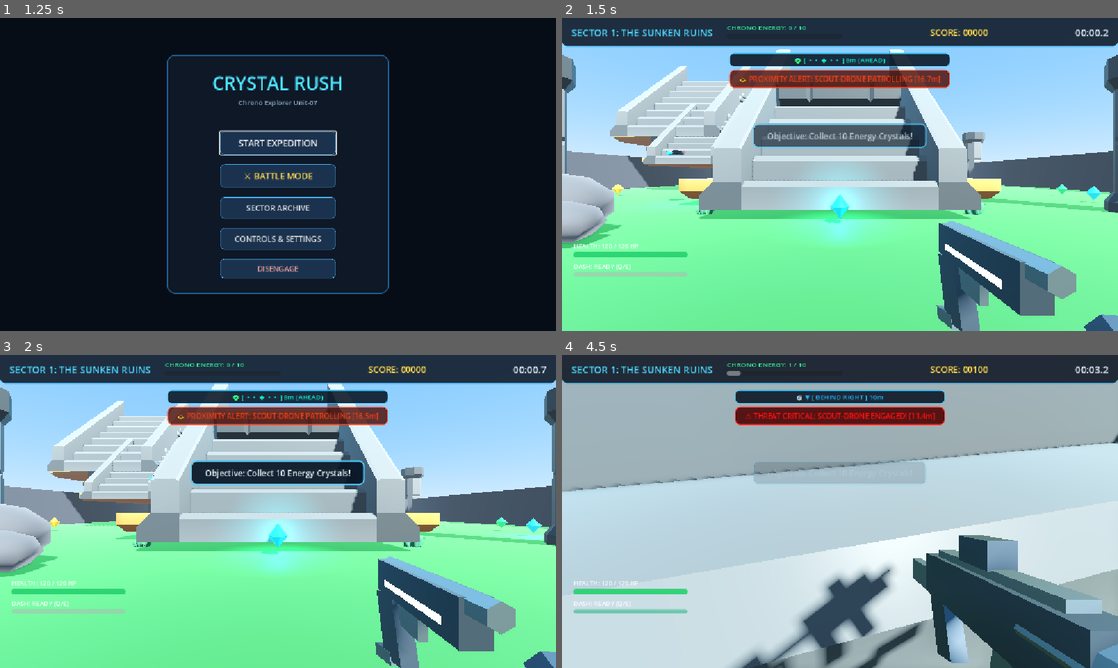
Above: before the commit, frames 1-4 (two rows, left to right).
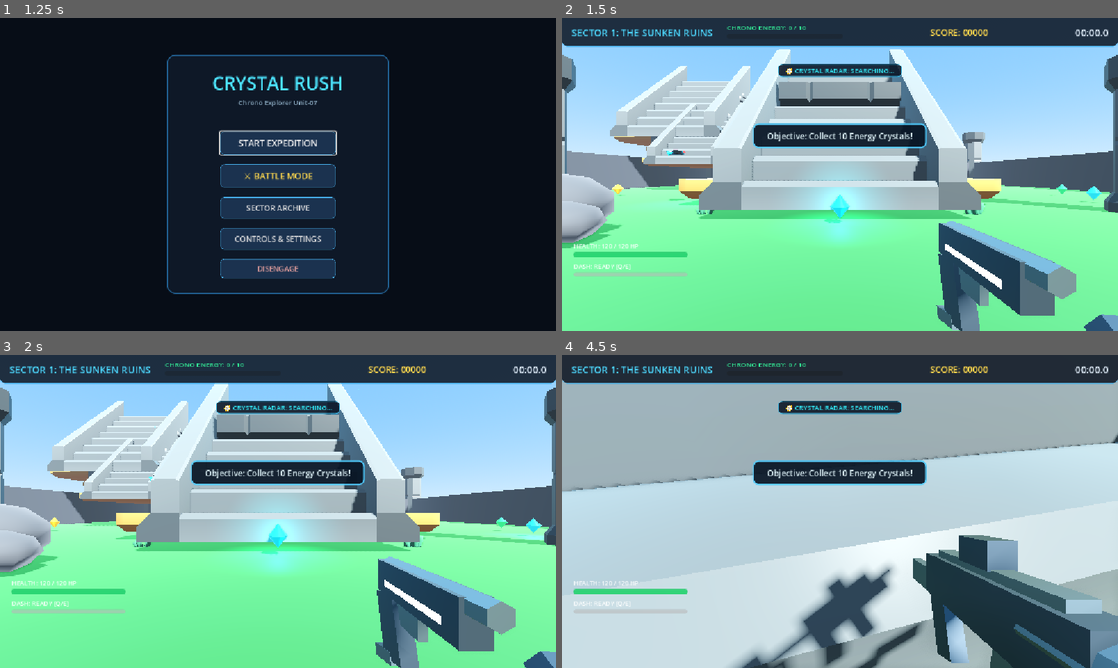
Above: after the commit, the same moments.

Repository: 12Ahm-webSite/test-mcp
Game: Godot game, scene res://ui/intro_video.tscn
Same seed, same stepped clock (60 frames per second), same inputs: the game is played once before the commit and once after it. Video files are missing from this copy of the repository; at most half a second of black plays in their place.
Inputs (mouse positions are in pixels of both pictures, inside the frame that each line leads up to):
- Up to frame 1 (1.25 s): tap Enter at 0.5 s; move the mouse to (400, 158) at 0.52 s; hold D from 0.53 s (still down); hold Shift from 0.53 s (still down); click (400, 158) at 0.67 s; tap Space at 0.77 s
- Up to frame 2 (1.5 s): release D at 1.25 s; release Shift at 1.25 s; click "START EXPEDITION" at 1.25 s
- Up to frame 3 (2 s): no input
- Up to frame 4 (4.5 s): move the mouse to (812, 511) at 2.02 s; hold W (move_forward) from 2.03 s (still down); tap Shift (sprint) at 2.1 s; tap Space (jump) at 2.27, 3.77 s; move the mouse to (851, 505) at 2.77 s; tap E at 2.85 s; move the mouse to (834, 517) at 3.52 s; tap 1 at 3.6 s; click (834, 517) at 3.67 s; move the mouse to (878, 514) at 4.27 s; tap 2 at 4.35 s

Frame 1 is identical in both runs. In frame 2, 6.4% of the frame differs, in the area x 30-99%, y 3-42%; in frame 3, 4.3%; in frame 4, 7.0%, in the area x 2-99%, y 2-83%.
Error after the commit: Parse Error: Identifier "hud" not declared in the current scope. (res://ui/game_ui.gd:60)

Commit message:
fix(mobile): force LTR layout direction to prevent touch controls mirroring on Arabic devices

Diff:
--- a/project.godot
+++ b/project.godot
@@ -41,3 +41,7 @@
 
 textures/vram_compression/import_etc2_astc=true
 rendering_device/driver.windows="d3d12"
+
+[internationalization]
+
+rendering/root_node_layout_direction=1
--- a/scenes/mobile_touch_controls.tscn
+++ b/scenes/mobile_touch_controls.tscn
@@ -76,6 +76,7 @@
 
 [node name="MobileTouchControls" type="Control"]
 visible = false
+layout_direction = 2
 layout_mode = 3
 anchors_preset = 15
 anchor_right = 1.0
@@ -86,6 +87,7 @@
 script = ExtResource("1_script")
 
 [node name="LookZone" type="Control" parent="."]
+layout_direction = 2
 layout_mode = 1
 anchor_left = 0.4
 anchor_top = 0.08
@@ -96,6 +98,7 @@
 mouse_filter = 1
 
 [node name="JoystickContainer" type="Control" parent="."]
+layout_direction = 2
 layout_mode = 1
 anchor_top = 0.5
 anchor_bottom = 1.0
@@ -124,6 +127,7 @@
 theme_override_styles/panel = SubResource("StyleBoxFlat_knob")
 
 [node name="ActionsContainer" type="Control" parent="."]
+layout_direction = 2
 layout_mode = 1
 anchor_left = 0.65
 anchor_top = 0.45
--- a/scripts/battle_hud.gd
+++ b/scripts/battle_hud.gd
@@ -82,11 +82,18 @@
 		crosshair_label = get_node_or_null("Crosshair/Label")
 
 func _ready() -> void:
+	layout_direction = Control.LAYOUT_DIRECTION_LTR
 	_ensure_nodes()
 	if alert_banner:
 		alert_banner.modulate.a = 0.0
 	if end_screen:
 		end_screen.visible = false
+
+	var mobile_ctrl := get_node_or_null("MobileTouchControls") as Control
+	var bottom_rt := get_node_or_null("BottomRight") as Control
+	if mobile_ctrl and mobile_ctrl.visible and bottom_rt:
+		bottom_rt.offset_top = -280.0
+		bottom_rt.offset_bottom = -210.0
 
 	if btn_restart:
 		btn_restart.pressed.connect(_on_restart_pressed)
--- a/scripts/mobile_touch_controls.gd
+++ b/scripts/mobile_touch_controls.gd
@@ -21,6 +21,14 @@
 @onready var look_zone: Control = $LookZone if has_node("LookZone") else null
 
 func _ready() -> void:
+	layout_direction = Control.LAYOUT_DIRECTION_LTR
+	if has_node("JoystickContainer"):
+		$JoystickContainer.layout_direction = Control.LAYOUT_DIRECTION_LTR
+	if has_node("ActionsContainer"):
+		$ActionsContainer.layout_direction = Control.LAYOUT_DIRECTION_LTR
+	if look_zone:
+		look_zone.layout_direction = Control.LAYOUT_DIRECTION_LTR
+
 	_ensure_input_actions()
 	var manual_touch := false
 	var save_path := "user://crystal_rush_save.json"
--- a/ui/battle_hud.tscn
+++ b/ui/battle_hud.tscn
@@ -35,6 +35,7 @@
 corner_radius_bottom_left = 4
 
 [node name="BattleHUD" type="Control"]
+layout_direction = 2
 layout_mode = 3
 anchors_preset = 15
 anchor_right = 1.0
--- a/ui/game_ui.gd
+++ b/ui/game_ui.gd
@@ -57,6 +57,11 @@
 var _is_paused: bool = false
 
 func _ready() -> void:
+	if hud:
+		hud.layout_direction = Control.LAYOUT_DIRECTION_LTR
+	if modals:
+		modals.layout_direction = Control.LAYOUT_DIRECTION_LTR
+
 	# Hide modals initially
 	level_clear_panel.visible = false
 	game_over_panel.visible = false
--- a/ui/game_ui.tscn
+++ b/ui/game_ui.tscn
@@ -138,6 +138,7 @@
 script = ExtResource("1_script")
 
 [node name="HUD" type="Control" parent="."]
+layout_direction = 2
 layout_mode = 3
 anchors_preset = 15
 anchor_right = 1.0
Not shown, changed: assets/models/column_dungeon_texture.png.import
Not shown, changed: assets/models/floor_tile_dungeon_texture.png.import
Not shown, changed: assets/models/pillar_dungeon_texture.png.import
Not shown, changed: assets/models/stairs_dungeon_texture.png.import
Not shown, changed: assets/models/wall_arched_dungeon_texture.png.import
Not shown, changed: assets/models/wall_broken_dungeon_texture.png.import
Not shown, changed: assets/models/wall_corner_dungeon_texture.png.import
Not shown, changed: assets/models/wall_dungeon_texture.png.import
Not shown, changed: assets/models/weapons/Guns/Attachments - Universal/Attachment_Foregrip_V1_AlstraInifnite_256_MainTexture.png.import
Not shown, changed: assets/models/weapons/Guns/Attachments - Universal/Attachment_Laser_V1_AlstraInifnite_256_MainTexture.png.import
Not shown, changed: assets/models/weapons/Guns/Attachments - Universal/Attachment_Light_V1_AlstraInifnite_256_MainTexture.png.import
Not shown, changed: assets/models/weapons/Guns/Grenades/M67V1_Rigged_AlstraInifnite_256_MainTexture.png.import
(and 34 more such lines)
